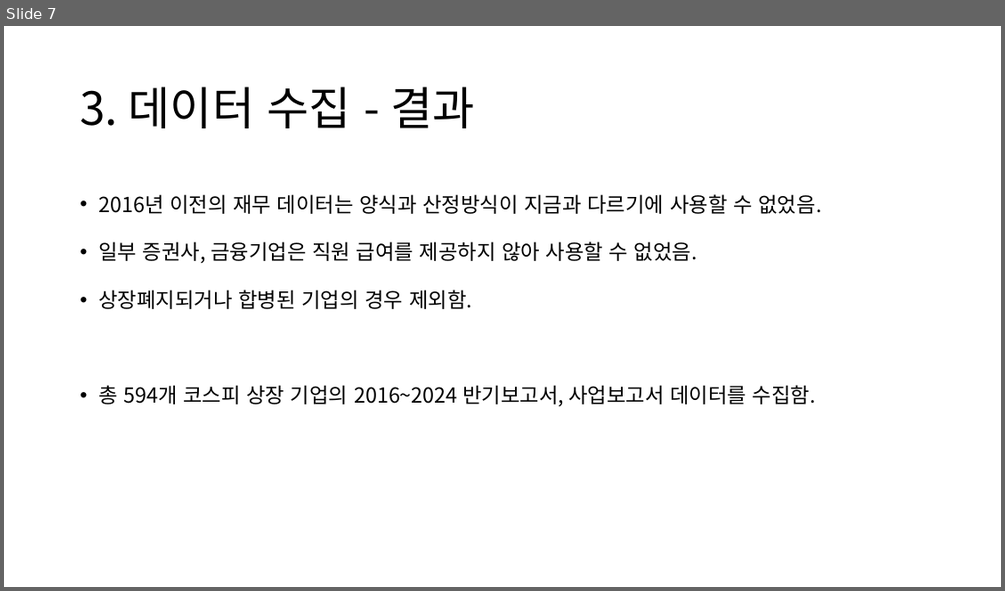
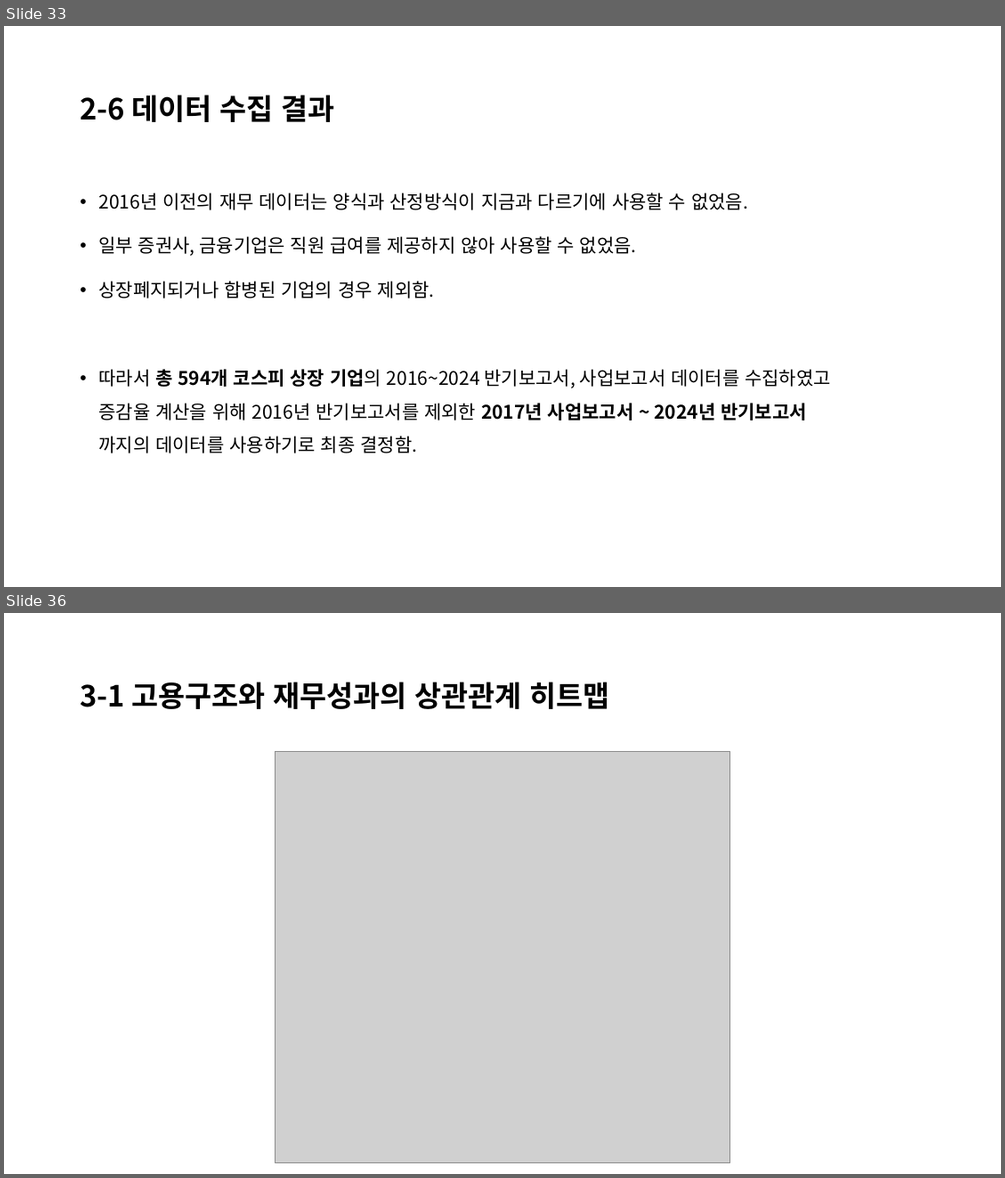
Before and after one commit to namdkgo/BigDataProject, a slide deck: 202344083_남동관_빅데이터_기말프로젝트_보고서.pptx. Shown one above the other, each under a label of ours: slide 7 before the commit, slides 33 and 36 after it; the slides between them are not shown. The pictures are 1005x591 and 1005x1178 pixels, drawn with LibreOffice and Linux fonts; fonts in the diff are those of the drawing; grey boxes stand for pictures. Boxes give left, top, right and bottom in pixels: in the first picture for what was removed or moved away, otherwise in the second. Text is boxed around its words. In the diff, an @@ line names an element or a change of style, - is before the commit and + after.

Commit message:
최종완료

```diff
--- a/202344083_남동관_빅데이터_기말프로젝트_보고서.pptx
+++ b/202344083_남동관_빅데이터_기말프로젝트_보고서.pptx
@@ slide 36 added at box(4, 613, 1001, 1174), background #FFFFFF @@
@@ title added at box(80, 682, 610, 709), 28 pt, text #000000, bold @@
+3-1 고용구조와 재무성과의 상관관계 히트맵
@@ picture added at box(275, 751, 729, 1163) @@
@@ what was slide 7 is now slide 33 @@
@@ slide 33 changed as well @@
@@ title at box(80, 95, 335, 122): text changed; size 44 to 28 pt; bold on @@
-3. 데이터 수집 - 결과
+2-6 데이터 수집 결과
@@ text at box(98, 192, 748, 298): size 20 to 18 pt in "2016년 이전의 재무 데이터는 양식과 산정방식이 지금과 ...", "일부 증권사, 금융기업은 직원 급여를 제공하지 않아 ...", "상장폐지되거나 합병된 기업의 경우 제외함." @@
@@ text at box(98, 369, 831, 453): text changed; size 20 to 18 pt @@
-• 총 594개 코스피 상장 기업의 2016~2024 반기보고서, 사업보고서 데이터를 수집함.
+• 따라서 총 594개 코스피 상장 기업의 2016~2024 반기보고서, 사업보고서 데이터를 수집하였고
+  증감율 계산을 위해 2016년 반기보고서를 제외한 2017년 사업보고서 ~ 2024년 반기보고서
+  까지의 데이터를 사용하기로 최종 결정함.
```
Also in this commit, not shown: 10 other slides changed, 48 other slides added, 5 other files.
